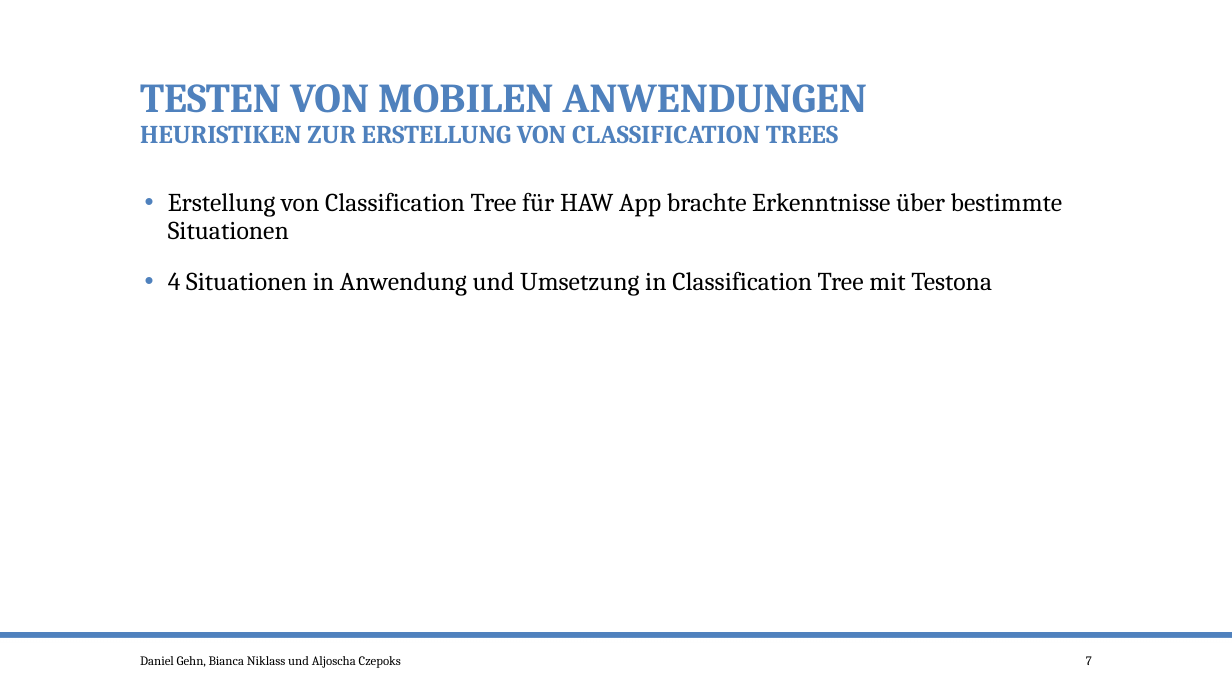
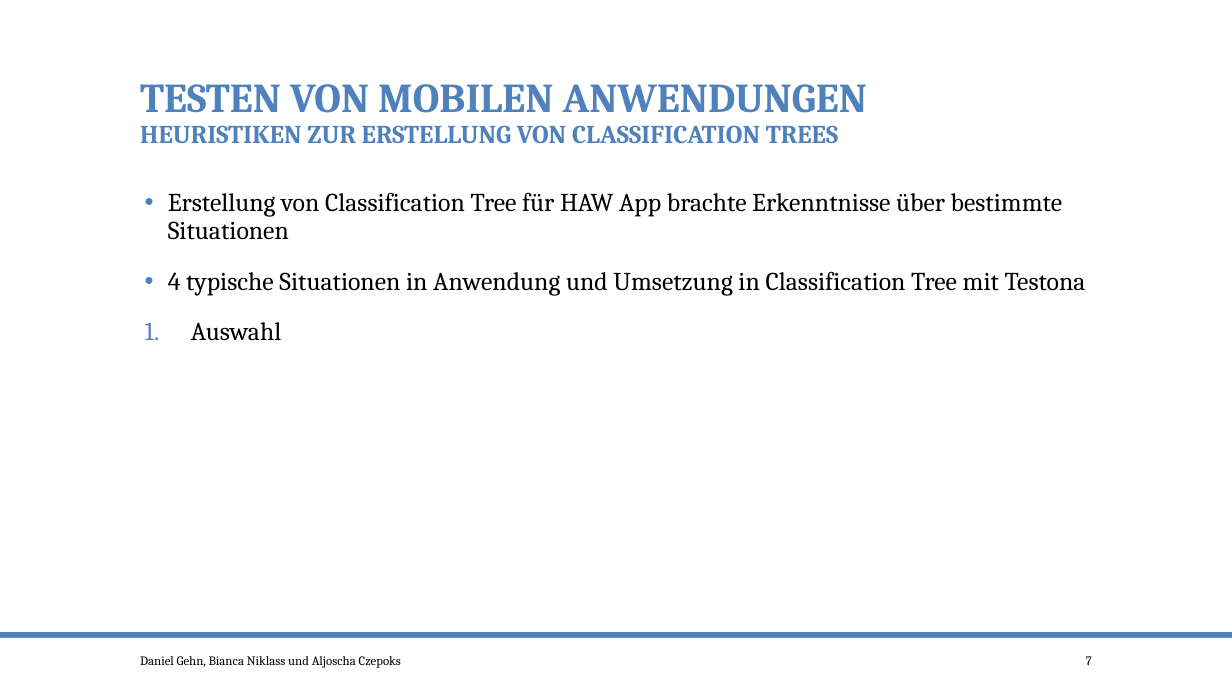
Before and after one commit to po-test-ws-2015/test-cycle, a slide deck: slide 7 of TestenMileStone3.pptx. Drawn at 1232x693 pixels with LibreOffice and Linux fonts; fonts in the diff are those of the drawing. Boxes give left, top, right and bottom in pixels: in the first picture for what was removed or moved away, otherwise in the second. Text is boxed around its words. In the diff, an @@ line names an element or a change of style, - is before the commit and + after.

Commit message:
Added final presentation

```diff
--- a/TestenMileStone3.pptx
+++ b/TestenMileStone3.pptx
@@ text at (x1=168, y1=271, x2=1086, y2=340): text changed @@
-• 4 Situationen in Anwendung und Umsetzung in Classification Tree mit Testona
+• 4 typische Situationen in Anwendung und Umsetzung in Classification Tree mit Testona
+1. Auswahl
```
Also in this commit, not shown: 1 other slide changed, 1 other file.
